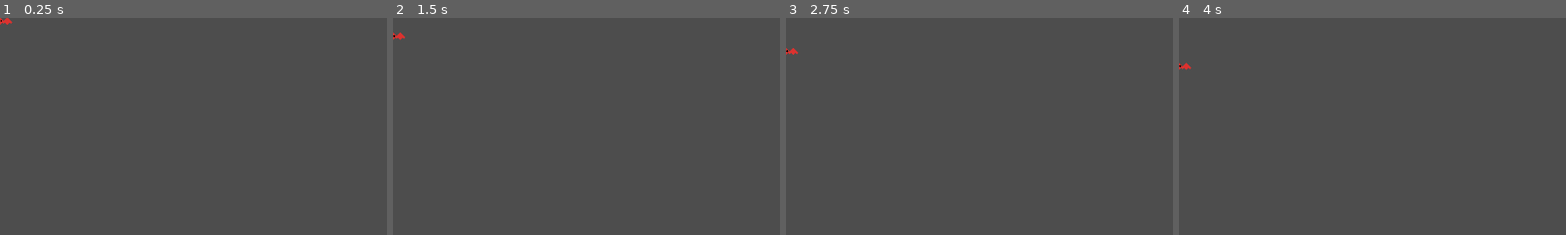
Above: before the commit, frames 1-4 (left to right).
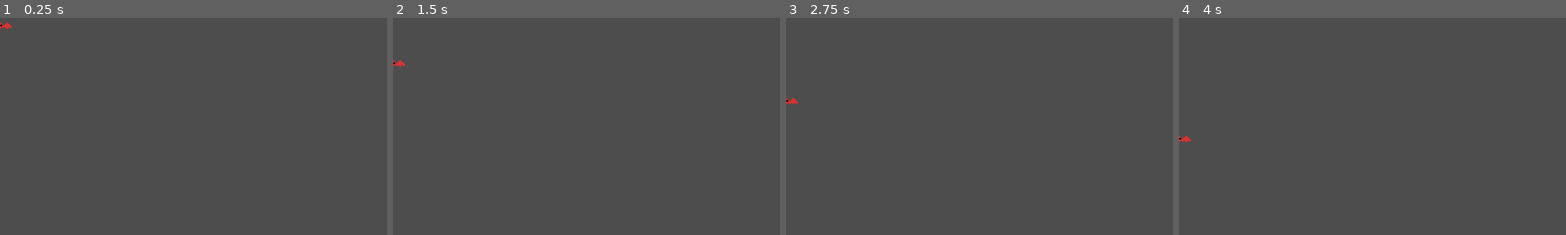
Above: after the commit, the same moments.

Repository: GildedBirch/evading-homework
Game: Godot game, scene res://scenes/level/game_screen/obstacles/obstacle_fly.tscn
The game is run twice, just before and just after one commit, with the same random seed, the same clock (stepped at 60 frames per second) and the same inputs. This scene is started directly instead of the project's main scene.
Inputs (mouse positions are % of the whole screen's width and height, from its top left):
- Up to frame 1 (0.25 s): no input
- Up to frame 2 (1.5 s): move the mouse to (72, 45) at 0.52 s; press the mouse at (72, 45) at 0.53 s; hold D (move_right) 0.53-1.28 s; move the mouse to (30, 55) at 1.27 s; release the mouse at (30, 55) at 1.28 s; hold S (move_backward) from 1.28 s (still down); click (30, 55) at 1.35 s
- Up to frame 3 (2.75 s): tap Enter at 2 s; move the mouse to (60, 28) at 2.02 s; release S (move_backward) at 2.03 s; press the mouse at (60, 28) at 2.03 s; hold D (move_right) from 2.03 s (still down)
- Up to frame 4 (4 s): tap Space at 2.75 s; move the mouse to (45, 70) at 2.77 s; release D (move_right) at 2.78 s; release the mouse at (45, 70) at 2.78 s; hold W (move_forward) 2.78-3.53 s; click (45, 70) at 2.85 s; move the mouse to (80, 65) at 3.52 s; press the mouse at (80, 65) at 3.53 s; hold A (move_left) from 3.53 s (still down)
The pictures show only the part of the screen within x 0-50%, y 0-50%; the shares and areas given below are measured in that part.

The runs differ from the first frame. In frame 1, 0.1% of the frame differs, in the area x 0-4%, y 0-6%; in frame 2, 0.1%, in the area x 0-4%, y 6-23%; in frame 3, 0.1%; in frame 4, 0.1%.

Commit message:
fixed speed issues

Diff:
--- a/scenes/level/game_screen/obstacles/obstacle.gd
+++ b/scenes/level/game_screen/obstacles/obstacle.gd
@@ -4,7 +4,7 @@
 
 enum ObstacleType{JUMP, SHOOT, FLY}
 @export var type: ObstacleType
-var speed: float = 1.0
+var speed: float = 150.0
 
 
 func _ready() -> void:
@@ -13,11 +13,11 @@
 	SignalBus.game_over.connect(_on_game_over)
 
 
-func _process(_delta: float) -> void:
+func _process(delta: float) -> void:
 	if type == ObstacleType.FLY:
-		global_position.y += speed * 0.5
+		global_position.y += (speed * 0.5) * delta
 	else:
-		global_position.x -= speed
+		global_position.x -= speed * delta
 	if global_position.x < -50:
 		queue_free()
 
--- a/scenes/level/game_screen/player/projectile.gd
+++ b/scenes/level/game_screen/player/projectile.gd
@@ -4,18 +4,18 @@
 
 enum MoveDirection{FORWARD, UP}
 var direction: MoveDirection = MoveDirection.FORWARD
-var speed: float = 1.0
+var speed: float = 150.0
 
 
 func _ready() -> void:
 	SignalBus.game_over.connect(_on_game_over)
 
 
-func _process(_delta: float) -> void:
+func _process(delta: float) -> void:
 	if direction == MoveDirection.UP:
-		global_position.y -= speed
+		global_position.y -= speed * delta
 	else:
-		global_position.x += speed
+		global_position.x += speed * delta
 	if global_position.x > 600 or global_position.y < 0:
 		queue_free()
 
